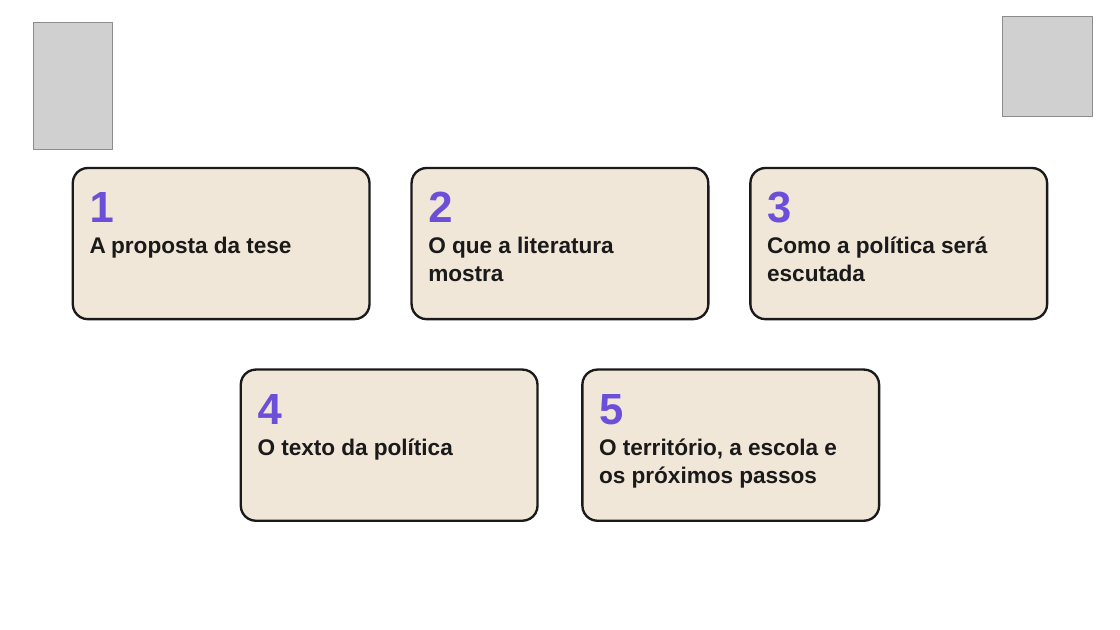
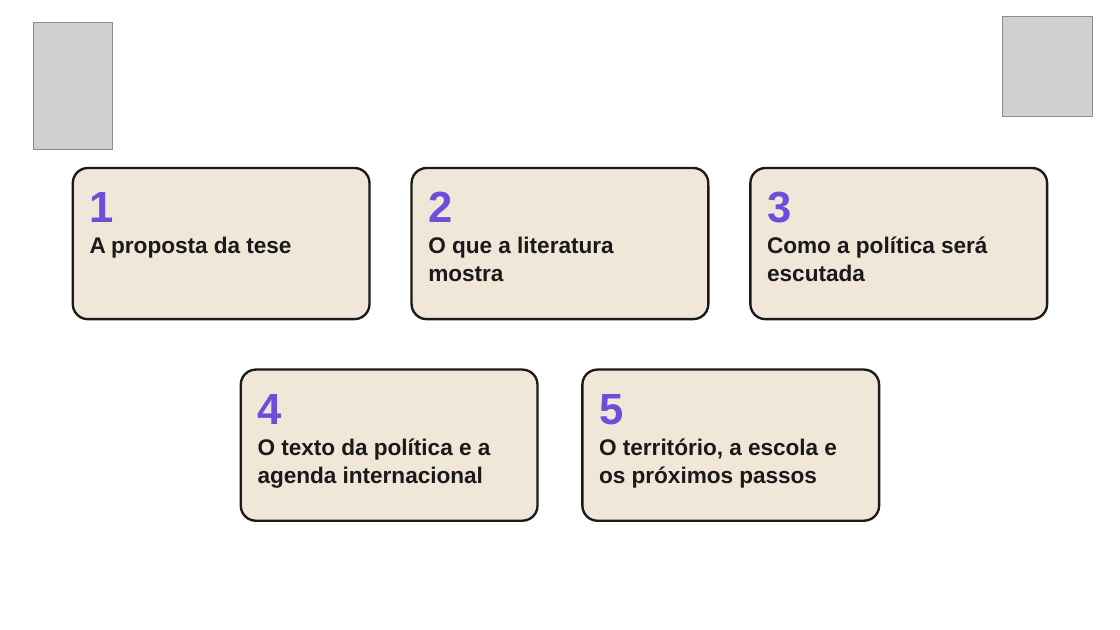
Before and after one commit to yzynya-beep/Tese, a slide deck: slide 2 of apresentacao_qualificacao/Qualificacao_PowerPoint.pptx. Drawn at 1120x630 pixels with LibreOffice and Linux fonts; fonts in the diff are those of the drawing; grey boxes stand for pictures; background and template pictures are left out. Boxes give left, top, right and bottom in pixels: in the first picture for what was removed or moved away, otherwise in the second. Text is boxed around its words. In the diff, an @@ line names an element or a change of style, - is before the commit and + after.

```diff
--- a/apresentacao_qualificacao/Qualificacao_PowerPoint.pptx
+++ b/apresentacao_qualificacao/Qualificacao_PowerPoint.pptx
@@ text at box(258, 438, 491, 488): text changed @@
-O texto da política
+O texto da política e a agenda internacional
```
Also in this commit, not shown: 1 other slide changed, 7 slides added, 1 other file.
